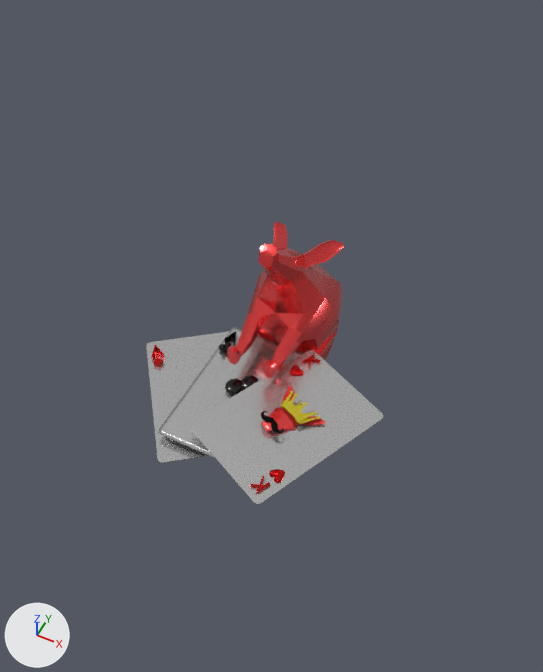
Two versions of the glTF model src/models/caardvark_icon.glb, one commit apart.
One viewpoint serves both versions: a 50 mm camera at (0.085, -0.161, 0.258) aimed at (0.002, 0.006, 0.05). Arrows for +X, +Y and +Z are at lower left; the lights stay in place. Where no turn or scale is listed for an object, it has been applied to the vertices. Vertices at the same position are counted once.

Script lines for the objects in view, before the commit:
```python
ob_3d_text___a___baked = bpy.data.objects.new('3D Text - A - baked', me_mesh_19)
ob_3d_text___a___baked.location = (-0.0415, -0.0082, 0.0299)
ob_aardvark = bpy.data.objects.new('Aardvark', me_mesh_14)
ob_aardvark.location = (-0.0009, -0.0059, 0.0378)
ob_aardvark_1 = bpy.data.objects.new('Aardvark 1', me_mesh_2)
ob_aardvark_1.location = (0.015, -0.0262, 0.039)
ob_default_25 = bpy.data.objects.new('Default 25', me_mesh_12)
ob_default_25.location = (-0.0009, -0.0115, 0.0324)
ob_default_50 = bpy.data.objects.new('Default 50', me_mesh_11)
ob_default_50.location = (0.0323, 0.0079, 0.0377)
ob_default_51 = bpy.data.objects.new('Default 51', me_mesh_13)
ob_default_51.location = (-0.0342, 0.0091, 0.0285)
ob_merged_objects = bpy.data.objects.new('Merged Objects', me_mesh_1)
ob_merged_objects.location = (0.0137, 0.0035, 0.0379)
ob_merged_objects_1 = bpy.data.objects.new('Merged Objects 1', me_mesh_0)
ob_merged_objects_1.location = (0.0267, -0.0399, 0.0379)
```
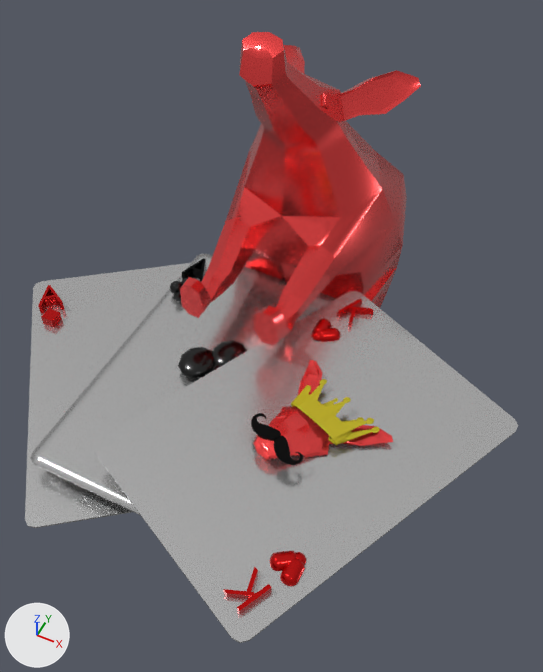
ob_crown is not drawn itself; it is the parent of ob_cylinder001, ob_sphere001, ob_sphere002, ob_sphere003, ob_sphere004, ob_sphere005, ob_sphere006, ob_sphere007.

Where the newer file only moved an object's origin or applied its transform, the numbers keep the older frame.

Where the change shows, as pixel boxes [x1, y1, x2, y2] in the pictures (543 x 672 px):
'Default 50', mesh rescaled (118% wider, 128% taller)
    before: [189, 350, 383, 504]
    after: [93, 291, 518, 643]
'Aardvark', reshaped (105% wider, 101% taller)
    before: [227, 222, 344, 378]
    after: [180, 32, 421, 346]
'Default 25', mesh rescaled (111% wider, 99% taller)
    before: [159, 328, 304, 459]
    after: [30, 254, 337, 516]
'Default 51', mesh rescaled (96% wider, 100% taller)
    before: [146, 331, 230, 463]
    after: [25, 263, 191, 528]
'Aardvark 1', mesh rescaled (120% wider, 115% taller)
    before: [262, 385, 325, 431]
    after: [253, 360, 393, 460]
'Cylinder001', reshaped, moved, turned, rescaled
    before: [281, 393, 317, 424]
    after: [291, 384, 372, 445]
'Merged Objects 1', mesh rescaled (118% wider, 140% taller)
    before: [269, 469, 285, 483]
    after: [270, 551, 306, 586]
'Mustache', reshaped, moved, rescaled (121% wider, 121% taller)
    before: [261, 411, 284, 434]
    after: [251, 413, 303, 465]
'3D Text 3 - K', mesh rescaled (138% wider, 167% taller)
    before: [250, 476, 270, 493]
    after: [223, 567, 272, 614]
'Merged Objects', mesh rescaled
    before: [289, 365, 304, 376]
    after: [311, 319, 340, 342]
'3D Text - A - baked', mesh rescaled (100% wider, 81% taller)
    before: [151, 345, 164, 360]
    after: [38, 285, 65, 313]
'3D Text 2 - K', mesh rescaled (111% wider, 100% taller)
    before: [303, 355, 320, 369]
    after: [337, 299, 374, 328]
'3D Text 1 - A', mesh rescaled
    before: [224, 331, 237, 346]
    after: [182, 258, 206, 282]
'Box - baked', mesh rescaled (120% wider, 110% taller)
    before: [154, 358, 163, 367]
    after: [41, 308, 62, 328]
'Sphere008', moved, turned, rescaled (not visible before)
    after: [366, 418, 374, 424]
'Sphere007', moved, turned, rescaled (not visible before)
    after: [372, 427, 380, 433]
'Sphere001', moved, turned, rescaled (not visible before)
    after: [343, 397, 351, 403]
'Sphere002', moved, turned, rescaled (not visible before)
    after: [319, 379, 327, 385]
'Sphere006', moved, turned, rescaled (not visible before)
    after: [357, 417, 364, 421]
'Sphere005', moved, turned, rescaled (not visible before)
    after: [334, 398, 338, 402]

The change, as a list of edits to the scene's bpy script:
```text
Change me_mesh_0:
    where me_mesh_0.from_pydata(...)  # 164 vertices, 270 faces; spans x -0.00267..0.00255, y -0.00271..0.00256, z 0.0..0.00132
    me_mesh_0 part 1: the whole mesh is scaled about its middle by 2, then moved by (0.01999, -0.03412, 0.01669)
Change me_mesh_1:
    where me_mesh_1.from_pydata(...)  # 164 vertices, 270 faces; spans x -0.00255..0.00267, y -0.00256..0.00271, z 0.0..0.00132
    me_mesh_1 part 2: the whole mesh is scaled about its middle by 2, then moved by (0.00713, 0.00943, 0.01669)
Change me_mesh_2:
    where me_mesh_2.from_pydata(...)  # 133 vertices, 240 faces; spans x -0.0016..0.0181, y -0.0005..0.0218, z -0.0011..0.0019
    me_mesh_2 part 3: the whole mesh is scaled about its middle by 2, then moved by (0.0166, -0.0097, 0.0176)
Change me_mesh_11:
    where me_mesh_11.from_pydata(...)  # 112 vertices, 220 faces; spans x -0.0426..0.0178, y -0.0604..0.0081, z -0.0002..0.0002
    me_mesh_11 part 6: the whole mesh is scaled about its middle by 2, then moved by (0.0133, -0.0124, 0.0159)
Change me_mesh_12:
    where me_mesh_12.from_pydata(...)  # 112 vertices, 220 faces; spans x -0.0204..0.0204, y -0.029..0.029, z -0.0002..0.0002
    me_mesh_12 part 5: the whole mesh is scaled about its middle by 2, then moved by (-0.0075, -0.0056, 0.0106)
Change me_mesh_13:
    where me_mesh_13.from_pydata(...)  # 112 vertices, 220 faces; spans x -0.0156..0.0505, y -0.0578..0.0116, z -0.0002..0.0002
    me_mesh_13 part 7: the whole mesh is scaled about its middle by 2, then moved by (-0.0234, -0.0081, 0.0067)
Change me_mesh_14:
    where me_mesh_14.from_pydata(...)  # 374 vertices, 728 faces; spans x -0.0174..0.0174, y -0.0006..0.0637, z -0.0452..0.0517
    me_mesh_14 part 4: the whole mesh is multiplied about its middle by the matrix ((2.0, 0.0, 0.0), (0.0, 2.016, -0.071), (0.0, -0.069, 1.992)), then moved by (-0.0075, 0.0318, 0.0171)
Change me_mesh_15:
    where me_mesh_15.from_pydata(...)  # 26 vertices, 48 faces; spans x -0.00132..0.00132, y -0.00132..0.00132, z 0.0..0.00204
    me_mesh_15 part 12: the whole mesh is scaled about its middle by 2, then moved by (-0.04657, -0.00453, 0.00776)
Change me_mesh_16:
    where me_mesh_16.from_pydata(...)  # 24 vertices, 44 faces; spans x -0.00651..-0.00067, y -0.00454..0.00207, z 0.0..0.00228
    me_mesh_16 part 11: the whole mesh is scaled about its middle by 2, then moved by (0.01687, -0.04006, 0.01617)
Change me_mesh_17:
    where me_mesh_17.from_pydata(...)  # 24 vertices, 44 faces; spans x 0.00067..0.00651, y -0.00207..0.00454, z 0.0..0.00228
    me_mesh_17 part 10: the whole mesh is scaled about its middle by 2, then moved by (0.01003, 0.01582, 0.01617)
Change me_mesh_18:
    where me_mesh_18.from_pydata(...)  # 42 vertices, 84 faces; spans x 0.0..0.00481, y 0.0..0.00557, z 0.0..0.00228
    me_mesh_18 part 9: the whole mesh is scaled about its middle by 2, then moved by (-0.02447, 0.01687, 0.01186)
Change me_mesh_19:
    where me_mesh_19.from_pydata(...)  # 42 vertices, 84 faces; spans x -0.00374..0.00183, y -0.00156..0.00432, z -0.00114..0.00114
    me_mesh_19 part 8: the whole mesh is scaled about its middle by 2, then moved by (-0.04915, -0.00096, 0.00801)
Change me_mesh_20:
    where me_mesh_20.from_pydata(...)  # 150 vertices, 300 faces; spans x -1065666.0..-561428.0, y -913307.0..-411831.0, z -770.0..231126.0
    used by ob_cylinder001; parent = ob_crown; location = (817730.0, -769.5, 657026.0); rotation_euler = (1.571, 0.0, 0.0), in degrees (90, 0, 0)
    me_mesh_20 part 13: the whole mesh is multiplied about the mesh origin by the matrix ((0.0, 0.0, 0.0), (0.0, 0.0, 0.0), (0.0, 0.0, 0.0))
Change me_mesh_29:
    where me_mesh_29.from_pydata(...)  # 368 vertices, 728 faces; spans x -1757983.0..1757983.0, y -39612.0..0.0, z -505462.0..505462.0
    used by ob_mustache; location = (0.0165, -0.0234, 0.041); rotation_euler = (-1.571, 0.0, -0.454), in degrees (-90, 0, -26); scale = (0.0, 0.0, 0.0)
    me_mesh_29 part 14: the whole mesh is multiplied about the mesh origin by the matrix ((0.0, 0.0, 0.0), (0.0, 0.0, 0.0), (0.0, 0.0, 0.0))
Change ob_crown:
    ob_crown.scale: (0.0, 0.0, 0.0) -> (1.0, 1.0, 1.0)
    ob_crown.location: (0.0205, -0.0165, 0.0398) -> (0.0254, 0.0273, 0.0)
    ob_crown.rotation_euler: (-3.079, -0.0844, -0.455) -> (0.0, 0.0, -1.157)  # degrees (-176, -4.8, -26) -> degrees (0, 0, -66)
Change ob_cylinder001:
    ob_cylinder001.location: (817730.0, -769.5, 657026.0) -> (0.0, 0.0, 0.0)
    ob_cylinder001.rotation_euler: (1.571, 0.0, 0.0) -> (0.0, 0.0, 0.726)  # degrees (90, 0, 0) -> degrees (0, 0, 42)
Change ob_mustache:
    ob_mustache.location: (0.0165, -0.0234, 0.041) -> (0.0, 0.0, 0.0)
    ob_mustache.scale: (0.0, 0.0, 0.0) -> (1.0, 1.0, 1.0)
```
